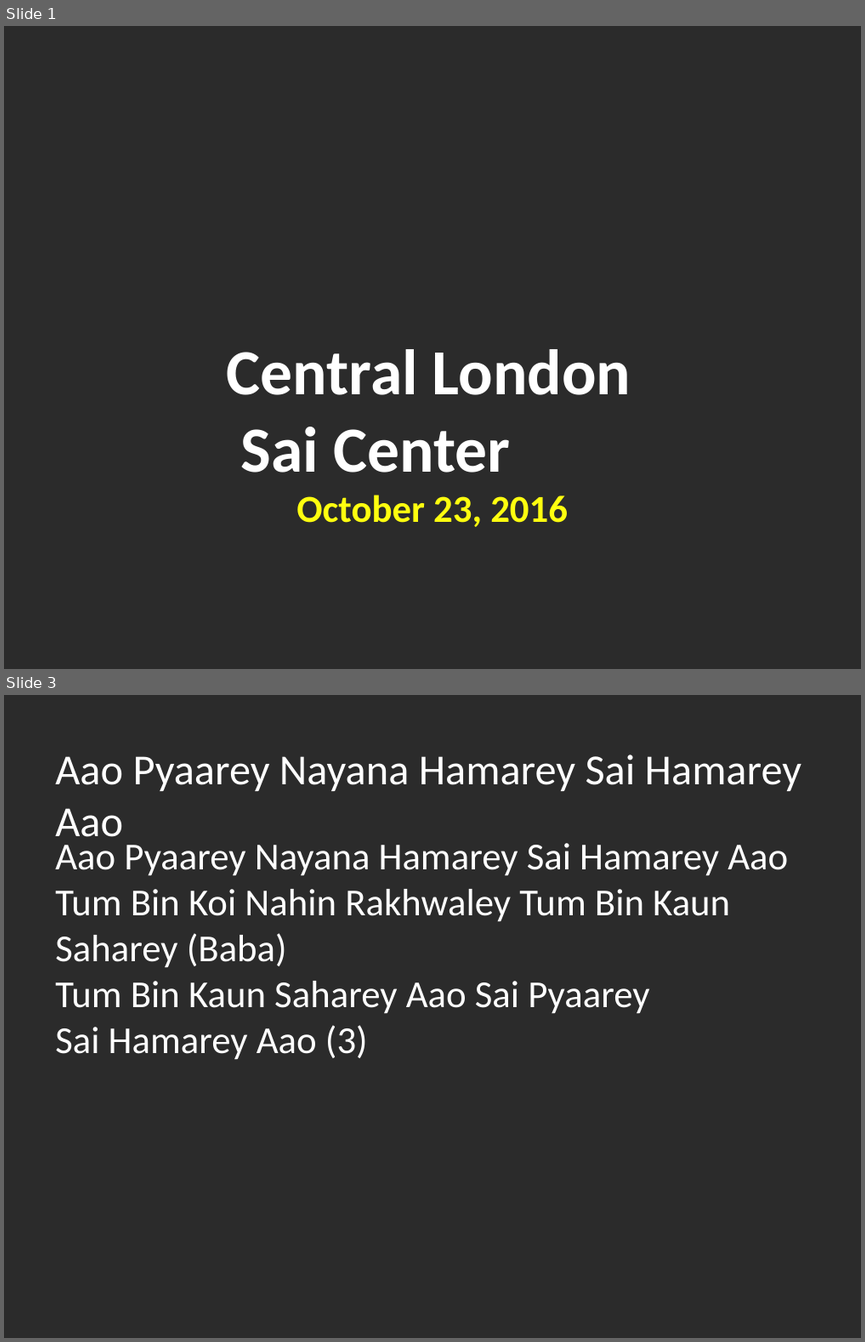
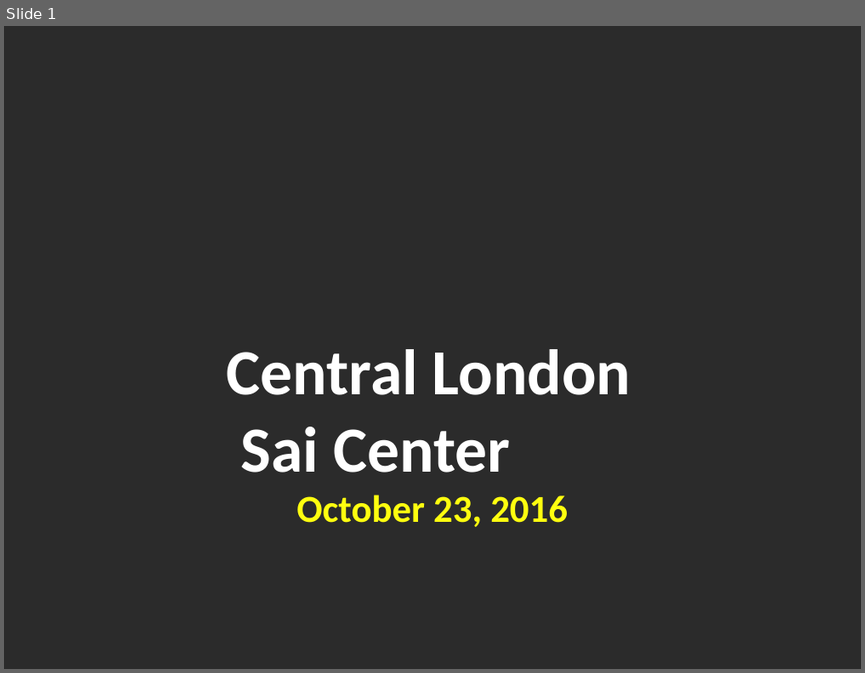
Before and after one commit to riteshreddyr/bhajanpresentationmaker, a slide deck: generated_ppts/bhajans.pptx. Shown one above the other, each under a label of ours: slides 1 and 3 before the commit, slide 1 after it; the slides between them are not shown. The pictures are 865x1342 and 865x673 pixels, drawn with LibreOffice and Linux fonts; fonts in the diff are those of the drawing; background and template pictures are left out; a plain dark background stands for a picture behind light text. Boxes give left, top, right and bottom in pixels: in the first picture for what was removed or moved away, otherwise in the second. Text is boxed around its words. In the diff, an @@ line names an element or a change of style, - is before the commit and + after.

Commit message:
Change experimental presentation manager templating to be more specific.
Fixes bug where text was being cut off it it included braces (escaping
issue)

```diff
--- a/generated_ppts/bhajans.pptx
+++ b/generated_ppts/bhajans.pptx
@@ slide 3 removed at [4,695,861,1338], background picture (left out) @@
@@ text removed at [55,755,801,845] @@
-Aao Pyaarey Nayana Hamarey Sai Hamarey Aao
@@ text removed at [55,843,788,1060] @@
-Aao Pyaarey Nayana Hamarey Sai Hamarey Aao Tum Bin Koi Nahin Rakhwaley Tum Bin Kaun Saharey (Baba)
-Tum Bin Kaun Saharey Aao Sai Pyaarey
-Sai Hamarey Aao (3)
```
Also in this commit, not shown: 4 slides added, 1 other slide removed, 1 other file.
